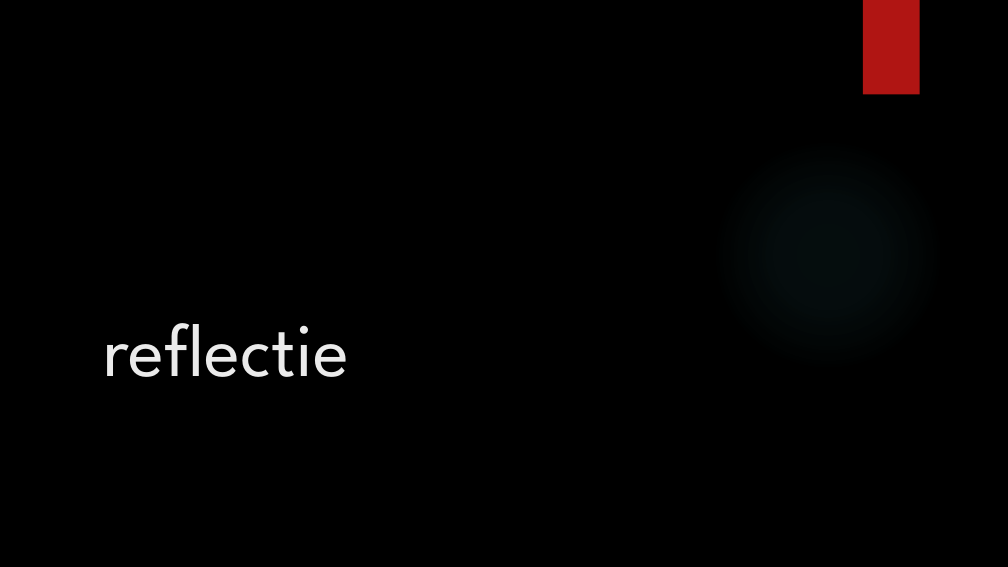
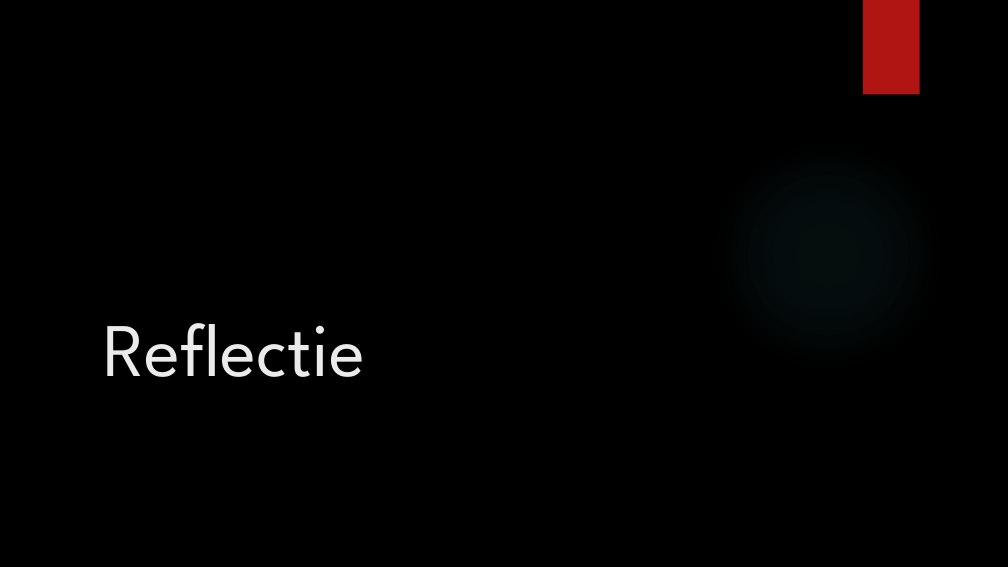
Before and after one commit to PeterBosDeltion/IndianaBonesRepo, a slide deck: slide 1 of reflectie.pptx. Drawn at 1008x567 pixels with LibreOffice and Linux fonts; fonts in the diff are those of the drawing; background and template pictures are left out. Boxes give left, top, right and bottom in pixels: in the first picture for what was removed or moved away, otherwise in the second. Text is boxed around its words. In the diff, an @@ line names an element or a change of style, - is before the commit and + after.

```diff
--- a/reflectie.pptx
+++ b/reflectie.pptx
@@ title at (103, 323, 366, 377): text changed @@
-reflectie
+Reflectie
```
Also in this commit, not shown: 3 other slides changed, 1 slide removed.
